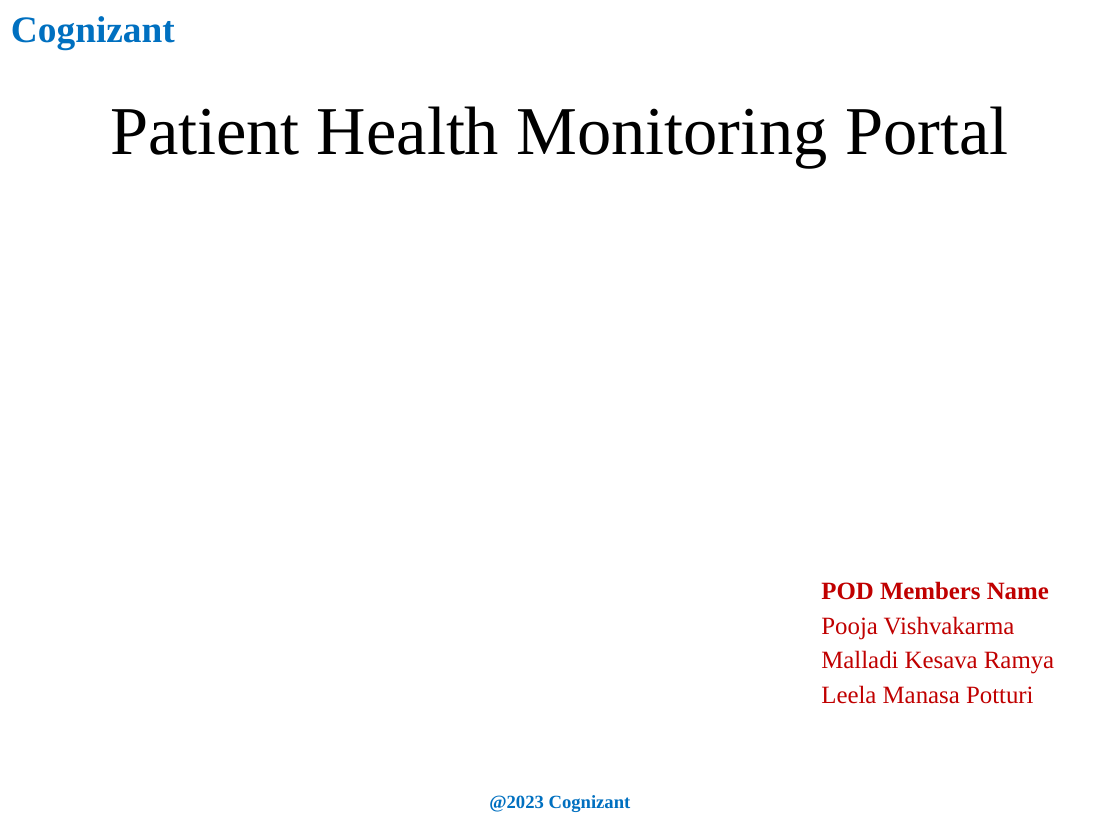
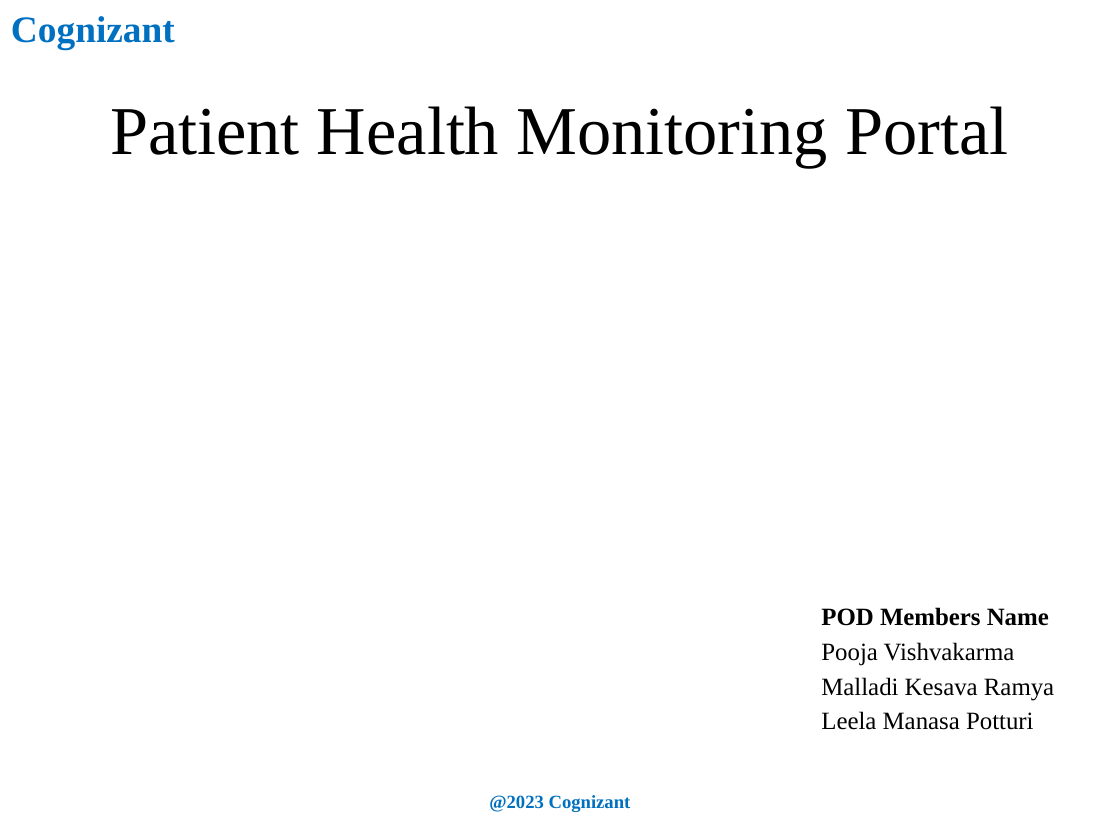
Before and after one commit to Poojavishv/PatientHealthMonitoringPortal, a slide deck: slide 1 of Patient Health Monitoring Portal.pptx. Drawn at 1120x840 pixels with LibreOffice and Linux fonts; fonts in the diff are those of the drawing; background and template pictures are left out. Boxes give left, top, right and bottom in pixels: in the first picture for what was removed or moved away, otherwise in the second. Text is boxed around its words. In the diff, an @@ line names an element or a change of style, - is before the commit and + after.

```diff
--- a/Patient Health Monitoring Portal.pptx
+++ b/Patient Health Monitoring Portal.pptx
@@ subtitle "POD Members Name": place and size @@
-subtitle "POD Members Name" at bbox=[821, 581, 1054, 704]
+subtitle "POD Members Name" at bbox=[821, 607, 1054, 730]
@@ subtitle "POD Members Name" at bbox=[821, 607, 1054, 730]: text colour #C00000 to #000000 @@
```
Also in this commit, not shown: 5 other slides changed.
